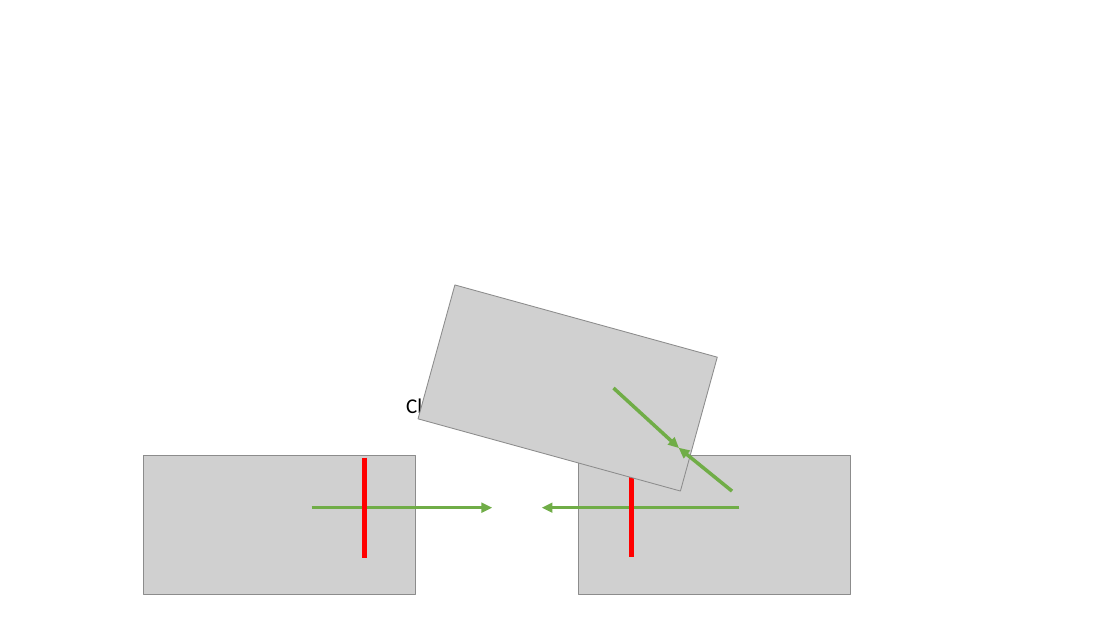
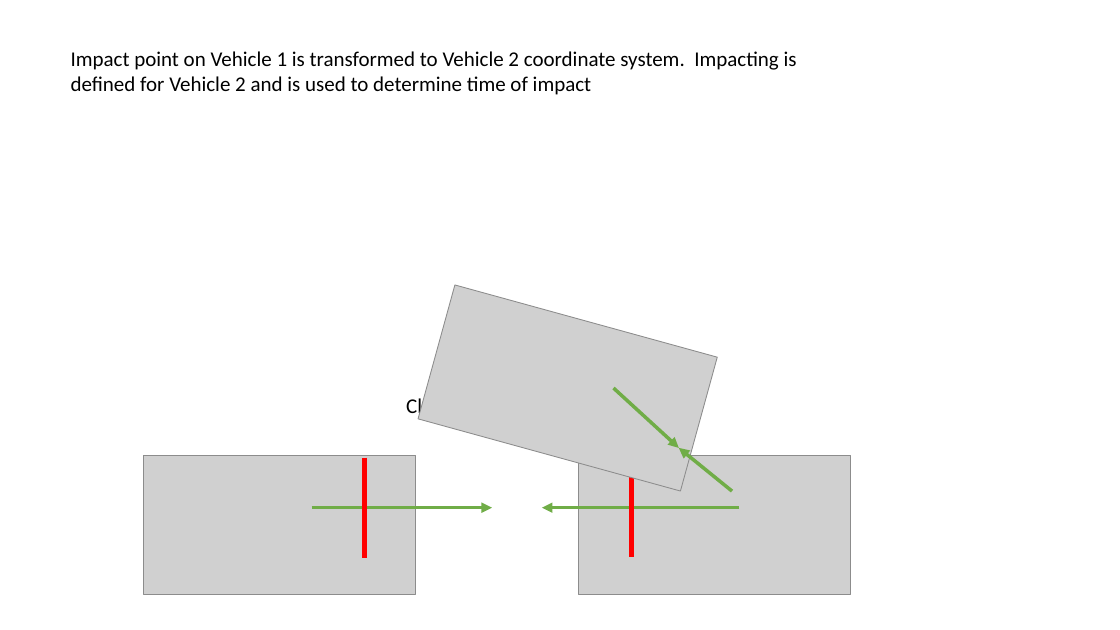
Before and after one commit to joe-cormier/pycrash, a slide deck: slide 28 of docs/Vehicle_Dynamics_Guide.pptx. Drawn at 1120x630 pixels with LibreOffice and Linux fonts; fonts in the diff are those of the drawing; grey boxes stand for pictures. Boxes give left, top, right and bottom in pixels: in the first picture for what was removed or moved away, otherwise in the second. Text is boxed around its words. In the diff, an @@ line names an element or a change of style, - is before the commit and + after.

```diff
--- a/docs/Vehicle_Dynamics_Guide.pptx
+++ b/docs/Vehicle_Dynamics_Guide.pptx
@@ text added at [71, 51, 797, 95], 18 pt, text #000000 @@
+Impact point on Vehicle 1 is transformed to Vehicle 2 coordinate system. Impacting is defined for Vehicle 2 and is used to determine time of impact
```
Also in this commit, not shown: 4 other files.
